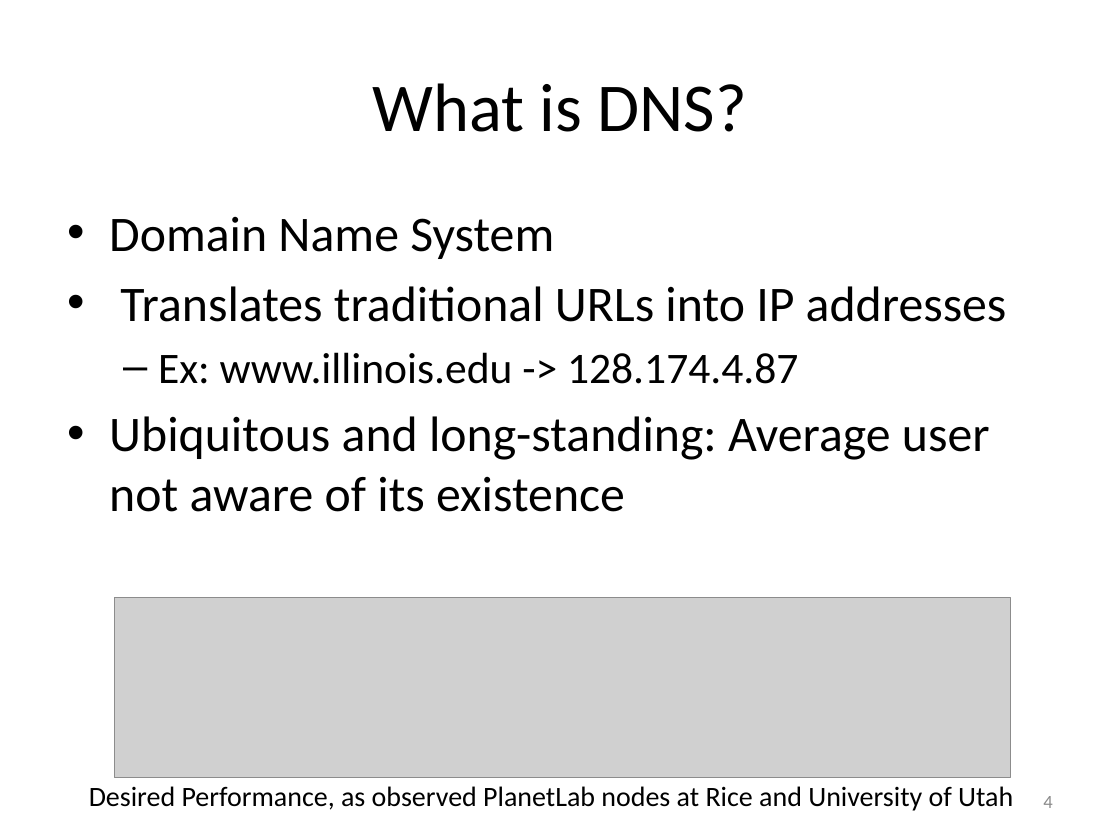
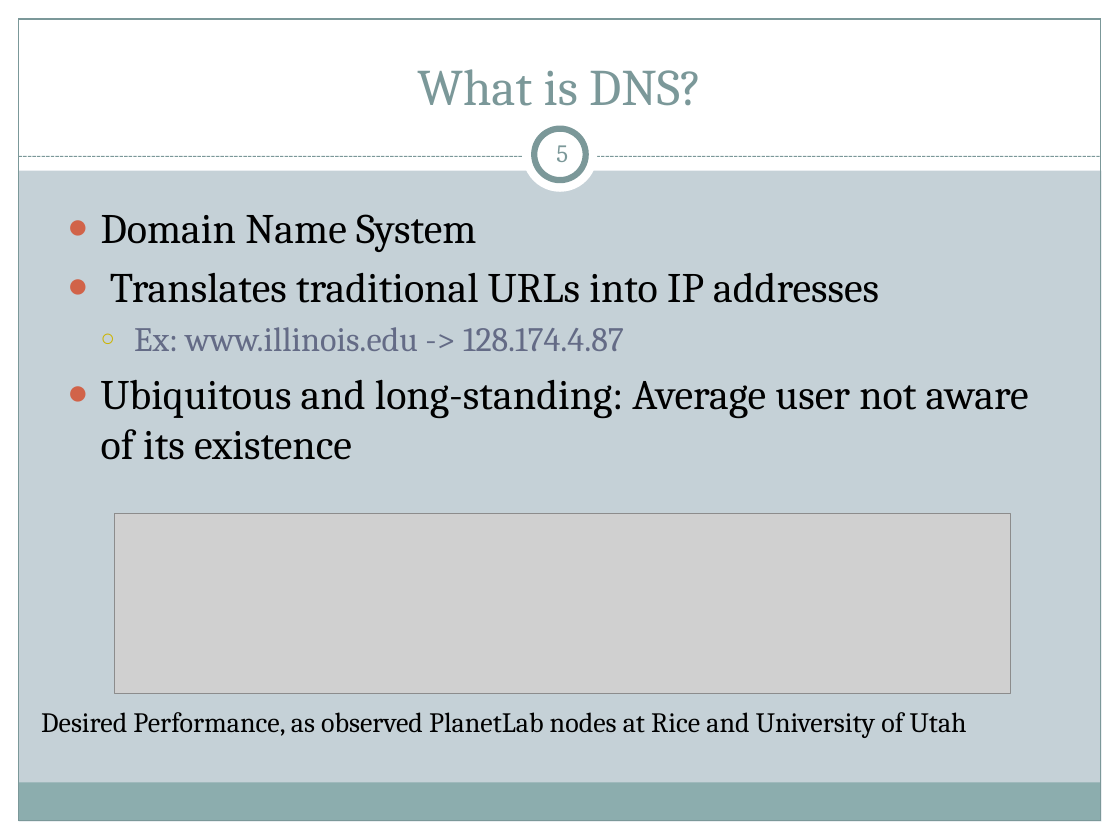
Before and after one commit to cs525-koala/documents, a slide deck: slide 5 of p2p/P2P Apps.pptx (slide 4 before the commit). Drawn at 1120x840 pixels with LibreOffice and Linux fonts; fonts in the diff are those of the drawing; grey boxes stand for pictures. Boxes give left, top, right and bottom in pixels: in the first picture for what was removed or moved away, otherwise in the second. Text is boxed around its words. In the diff, an @@ line names an element or a change of style, - is before the commit and + after.

Commit message:
presentation: changed theme, going through codns slides first

```diff
--- a/p2p/P2P Apps.pptx
+++ b/p2p/P2P Apps.pptx
@@ background #FFFFFF to #C5D1D7 @@
@@ rectangle added at (0,0,1120,170), fill #FFFFFF @@
@@ rectangle added at (0,0,19,840), fill #FFFFFF @@
@@ rectangle added at (19,19,1101,821), outline #7C999A 0.75 pt @@
@@ title "What is DNS?": place and size @@
-title "What is DNS?" at (372,83,747,132)
+title "What is DNS?" at (417,69,702,106)
@@ title "What is DNS?" at (417,69,702,106): size 44 to 33 pt, font Calibri to Cambria, text colour #000000 to #7C999A; vertical alignment middle to bottom @@
@@ rectangle added at (1101,0,1120,840), fill #FFFFFF @@
@@ ellipse added at (523,118,598,193), fill #FFFFFF @@
@@ ellipse added at (534,129,586,180), fill #FFFFFF, outline #7C999A 4 pt @@
@@ page number added at (556,145,568,162), 16 pt, text #7C999A @@
+5
@@ line added from (19, 157) to (1101, 157), #7C999A 0.75 pt dashed @@
@@ text "Domain Name System" at (101,214,1029,460): size 32 to 27 pt in "Domain Name System", "Translates traditional URLs into IP addresses", "Ubiquitous and long-standing: Average user not aware ..."; font Calibri to Cambria; size 28 to 22 pt, text colour #000000 to #646B86 in "Ex: www.illinois.edu -> 128.174.4.87"; bullet • to ●; less space between paragraphs; bullet – to ○ @@
@@ picture: place and size @@
-picture at (114,597,1010,777)
+picture at (114,513,1010,693)
@@ text "Desired Performance, as observed PlanetLab ...": place and size @@
-text "Desired Performance, as observed PlanetLab ..." at (89,786,1013,811)
+text "Desired Performance, as observed PlanetLab ..." at (41,712,967,738)
@@ text "Desired Performance, as observed PlanetLab ..." at (41,712,967,738): font Calibri to Cambria @@
@@ rectangle added at (18,783,1100,821), fill #8CADAE @@
@@ page number removed at (1043,796,1052,808) @@
-4
@@ rectangle added at (0,821,1120,840), fill #FFFFFF @@
```
Also in this commit, not shown: 17 other slides changed, 1 slide added.
